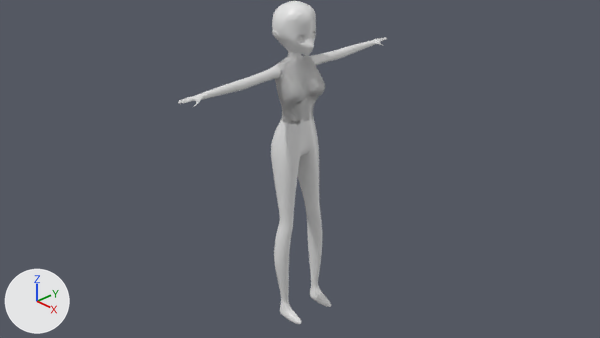
Before and after pictures for a commit that changed the Blender file solar_marine_model/character_solar_marine.blend.
Before and after are seen from the file's camera 'Camera'. Arrows for +X, +Y and +Z are at lower left; the lights stay in place.

Names of what the first picture shows: 'Body', 'OutfitShirt'.
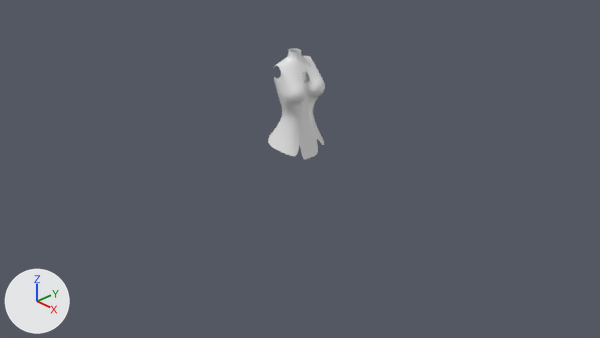
Commit message: model the shirt outfit part

Where the change shows, as pixel boxes (x1, y1, x2, y2) in the pictures (600 x 338 px; the box of a moved part takes in the faces that stretch with it):
'Body', hidden: before (178, 1, 387, 324)
'OutfitShirt', reshaped: before (275, 56, 316, 139); after (268, 48, 325, 159)
part 1 of me_cube_005, moved or reshaped: before (275, 116, 316, 139); after (268, 66, 324, 159)

Edits to the bpy script that builds the scene:
```text
Change me_cube_005:
    used by ob_outfitshirt; location = (0.0, 0.0, 0.0); scale = (0.702, 1.0, 1.0)
    remove me_cube_005.from_pydata(...)  # 104 vertices, 90 faces; spans x -0.433..0.353, y 0.0..0.322, z 0.472..1.589
    add me_cube_005.from_pydata(...)  # 104 vertices, 86 faces; spans x -0.568..0.353, y 0.0..0.388, z 0.136..1.589
    me_cube_005 part 1
    22 vertices are removed from x -0.433..0.186, y 0.0..0.299, z 0.472..1.36
    24 faces are deleted
    22 vertices are added at x -0.568..0.314, y 0.0..0.388, z 0.136..1.089
    21 new faces join them
Change ob_body:
    add ob_body.hide_set(True)
```
